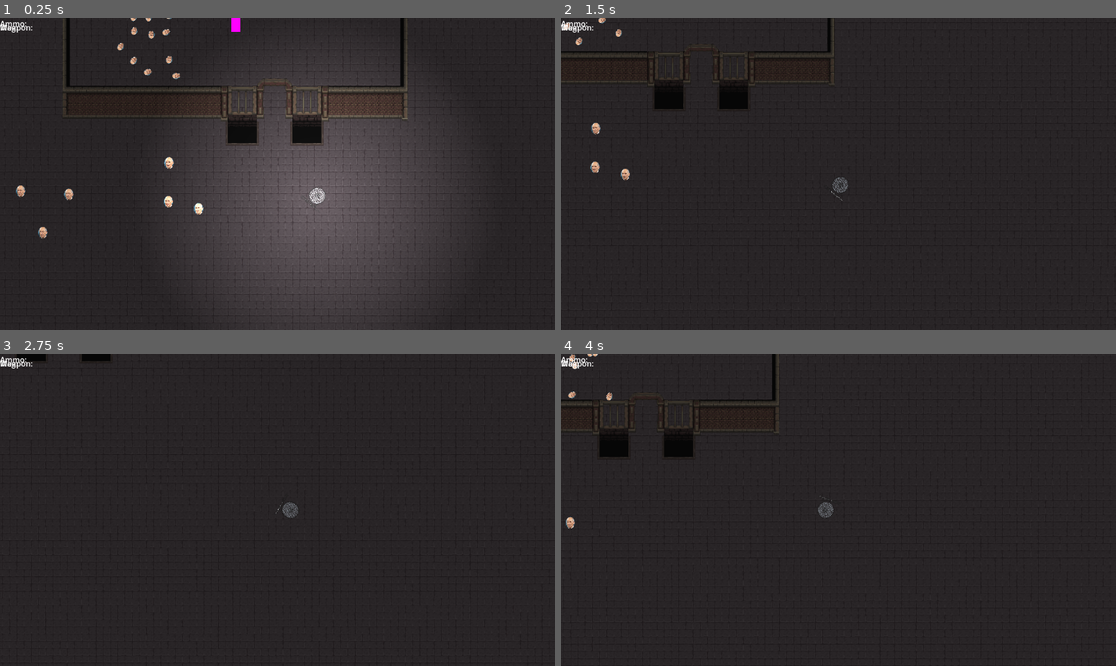
Above: before the commit, frames 1-4 (two rows, left to right).
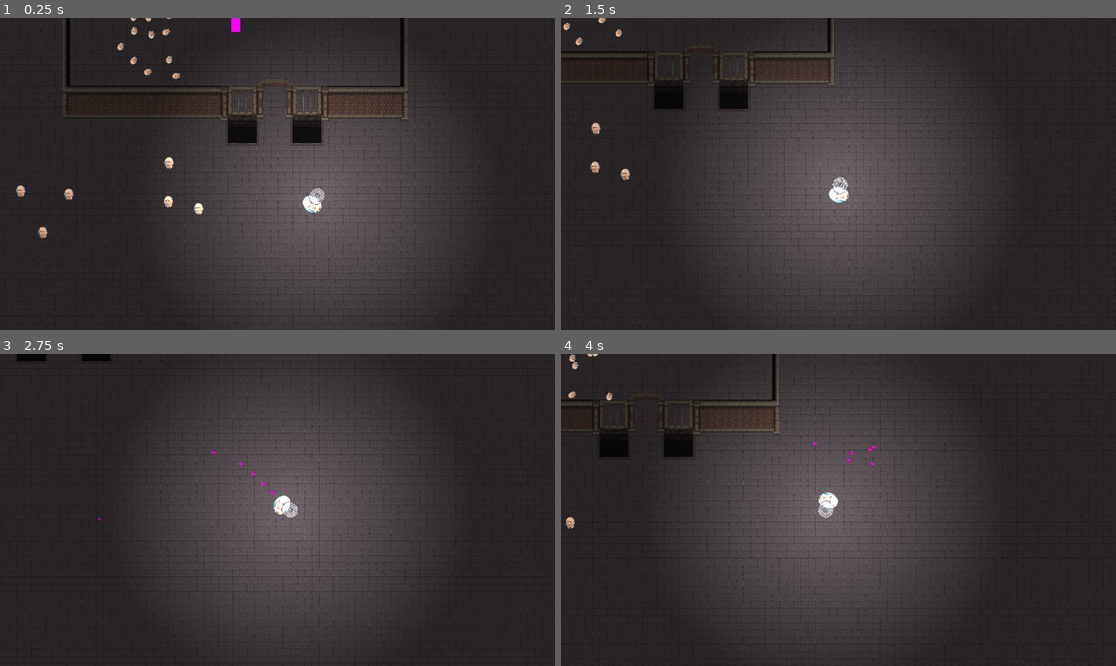
Above: after the commit, the same moments.

Repository: LanVukusic/GameX
Game: Godot game, scene res://main.tscn
Two runs of this game, one before a commit and one after it. Both use one fixed random seed, a clock stepped at 60 frames per second and the inputs below.
Inputs (mouse positions are in pixels of both pictures, inside the frame that each line leads up to):
- Up to frame 1 (0.25 s): no input
- Up to frame 2 (1.5 s): tap Enter at 0.5 s; move the mouse to (960, 158) at 0.52 s; hold Right (ui_right) 0.53-1.28 s; tap 1 (WeaponSwitch, bound only after the commit) at 0.6 s; move the mouse to (727, 189) at 1.27 s; hold Down (ui_down) from 1.28 s (still down); tap L (Lamp) at 1.35 s
- Up to frame 3 (2.75 s): tap 1 (WeaponSwitch, bound only after the commit) at 1.55, 2.3 s; move the mouse to (333, 441) at 2.02 s; release Down (ui_down) at 2.03 s; press the mouse at (333, 441) at 2.03 s; hold Right (ui_right) from 2.03 s (still down)
- Up to frame 4 (4 s): move the mouse to (810, 572) at 2.77 s; release Right (ui_right) at 2.78 s; release the mouse at (810, 572) at 2.78 s; hold Up (ui_up) 2.78-3.53 s; tap 1 (WeaponSwitch, bound only after the commit) at 2.85, 3.6 s; move the mouse to (1005, 556) at 3.52 s; hold Left (ui_left) from 3.53 s (still down)

The runs differ from the first frame. In frame 1, 0.3% of the frame differs, in the area x 0-59%, y 0-63%; in frame 2, 26%, in the area x 0-74%, y 0-96%; in frame 3, 26%; in frame 4, 26%.

Commit message:
added firing system with rudamentary weapon loader

Diff:
--- a/Godot/Entities/Player/Player.tscn
+++ b/Godot/Entities/Player/Player.tscn
@@ -1,9 +1,9 @@
 [gd_scene load_steps=9 format=3 uid="uid://lrrmhxf8p6g3"]
 
 [ext_resource type="Script" path="res://Entities/Player/Player.gd" id="1_3c7vl"]
-[ext_resource type="PackedScene" uid="uid://cq03uiuupo6ef" path="res://Weapon/Weapon.tscn" id="2_t0cl3"]
-[ext_resource type="Script" path="res://Entities/HUD_test.gd" id="3_u85e4"]
+[ext_resource type="PackedScene" uid="uid://bajkwgp562ka7" path="res://WeaponManager/WeaponManager.tscn" id="2_y2jhs"]
 [ext_resource type="Texture2D" uid="uid://duyjd8pucj7cm" path="res://Assets/Hat.png" id="4_64k0y"]
+[ext_resource type="Script" path="res://Entities/Player/PlayerDevNode.gd" id="6_6fham"]
 
 [sub_resource type="CircleShape2D" id="CircleShape2D_aj4h7"]
 radius = 33.99
@@ -24,11 +24,10 @@
 z_index = 10
 up_direction = Vector2(1, 0)
 script = ExtResource("1_3c7vl")
-weapon_manager = NodePath("Weapon")
+weapon_manager = NodePath("WeaponManager")
 
-[node name="Weapon" parent="." instance=ExtResource("2_t0cl3")]
+[node name="WeaponManager" parent="." instance=ExtResource("2_y2jhs")]
 position = Vector2(-30, 0)
-scale = Vector2(0.165, 0.165)
 
 [node name="CollisionShape2D" type="CollisionShape2D" parent="."]
 shape = SubResource("CircleShape2D_aj4h7")
@@ -45,45 +44,12 @@
 shape = SubResource("CircleShape2D_kpki2")
 debug_color = Color(0.968627, 0, 0, 0.419608)
 
-[node name="CanvasLayer" type="CanvasLayer" parent="."]
-script = ExtResource("3_u85e4")
-
-[node name="HBoxContainer" type="HBoxContainer" parent="CanvasLayer"]
-offset_right = 40.0
-offset_bottom = 40.0
-
-[node name="Label" type="Label" parent="CanvasLayer/HBoxContainer"]
-layout_mode = 2
-text = "Weapon:"
-
-[node name="CurrentWeapon" type="Label" parent="CanvasLayer/HBoxContainer"]
-layout_mode = 2
-
-[node name="VBoxContainer" type="VBoxContainer" parent="CanvasLayer"]
-offset_right = 40.0
-offset_bottom = 40.0
-
-[node name="Label" type="Label" parent="CanvasLayer/VBoxContainer"]
-layout_mode = 2
-text = "Ammo:"
-
-[node name="Ammo" type="Label" parent="CanvasLayer/VBoxContainer"]
-layout_mode = 2
-
-[node name="HBoxContainer2" type="HBoxContainer" parent="CanvasLayer"]
-offset_right = 40.0
-offset_bottom = 40.0
-
-[node name="Label" type="Label" parent="CanvasLayer/HBoxContainer2"]
-layout_mode = 2
-text = "Mag:"
-
-[node name="Magasine" type="Label" parent="CanvasLayer/HBoxContainer2"]
-layout_mode = 2
-
 [node name="ModulatableSprite" type="Sprite2D" parent="."]
 z_index = 1
 scale = Vector2(0.157182, 0.148918)
 texture = ExtResource("4_64k0y")
 
+[node name="PlayerDevNode" type="Node2D" parent="."]
+script = ExtResource("6_6fham")
+
 [connection signal="area_entered" from="HurtBox" to="." method="_on_hurt_box_area_entered"]
--- a/Godot/Weapon/ranged_weapons/Projectile.tscn
+++ b/Godot/Projectiles/Projectile.tscn
@@ -1,6 +1,6 @@
 [gd_scene load_steps=6 format=3 uid="uid://brfnadljnnin1"]
 
-[ext_resource type="Script" path="res://Weapon/ranged_weapons/projectile.gd" id="1_gwyq8"]
+[ext_resource type="Script" path="res://Projectiles/projectile.gd" id="1_gwyq8"]
 
 [sub_resource type="PhysicsMaterial" id="PhysicsMaterial_7dgaa"]
 friction = 0.5
--- a/Godot/TEST.tscn
+++ b/Godot/TEST.tscn
@@ -24,5 +24,5 @@
 
 [node name="Player" parent="." instance=ExtResource("1_imvub")]
 
-[node name="PlayerDevNode" type="Node2D" parent="Player"]
+[node name="PlayerDevNode2" type="Node2D" parent="Player"]
 script = ExtResource("5_y7ykv")
--- a/Godot/Weapon/Weapon.tscn
+++ /dev/null
@@ -1,20 +0,0 @@
-[gd_scene load_steps=5 format=3 uid="uid://cq03uiuupo6ef"]
-
-[ext_resource type="Script" path="res://Weapon/weapon_manager.gd" id="1_eawpq"]
-[ext_resource type="PackedScene" uid="uid://brfnadljnnin1" path="res://Weapon/ranged_weapons/Projectile.tscn" id="2_usgg8"]
-[ext_resource type="Resource" uid="uid://b4webqe3ocltu" path="res://Weapon/ranged_weapons/resources/gun_placeholder.tres" id="3_hondn"]
-[ext_resource type="Texture2D" uid="uid://caxkjybrkro8y" path="res://Assets/Gun.png" id="4_8i2ln"]
-
-[node name="Weapon" type="Node2D" node_paths=PackedStringArray("bullet_transform")]
-script = ExtResource("1_eawpq")
-current_bullet = ExtResource("2_usgg8")
-current_weapon = ExtResource("3_hondn")
-bullet_transform = NodePath("BulletTransform")
-
-[node name="Sprite2D" type="Sprite2D" parent="."]
-texture = ExtResource("4_8i2ln")
-
-[node name="BulletTransform" type="RayCast2D" parent="."]
-position = Vector2(-20, -219)
-target_position = Vector2(0, -100)
-collide_with_bodies = false
--- a/Godot/Weapon/ranged_weapons/resources/gun_placeholder.tres
+++ /dev/null
@@ -1,17 +0,0 @@
-[gd_resource type="Resource" script_class="WeaponResource" load_steps=3 format=3 uid="uid://b4webqe3ocltu"]
-
-[ext_resource type="Script" path="res://Weapon/weapon_resource.gd" id="1_m536s"]
-[ext_resource type="Texture2D" uid="uid://dvx0udm51bagn" path="res://Weapon/ranged_weapons/resources/gun_placeholder.png" id="2_ta037"]
-
-[resource]
-script = ExtResource("1_m536s")
-total_ammo_capacity = 100
-current_reserve_ammo = 0
-magazine_capacity = 0
-texture = ExtResource("2_ta037")
-reload_time = 1.0
-fire_rate = 0.1
-is_automatic = true
-damage_per_shot = 0.0
-weapon_range = 0.0
-bullet_spread = 0.0
--- /dev/null
+++ b/Godot/WeaponManager/WeaponManager.tscn
@@ -0,0 +1,14 @@
+[gd_scene load_steps=7 format=3 uid="uid://bajkwgp562ka7"]
+
+[ext_resource type="Script" path="res://WeaponManager/weapon_manager.gd" id="1_w2u53"]
+[ext_resource type="PackedScene" uid="uid://brfnadljnnin1" path="res://Projectiles/Projectile.tscn" id="2_6btbt"]
+[ext_resource type="PackedScene" uid="uid://cpowpkwnauhml" path="res://WeaponManager/weapon_base/Weapon.tscn" id="3_4maiy"]
+[ext_resource type="Resource" uid="uid://b4webqe3ocltu" path="res://Weapons/ranged_weapons/PlaceholderGun/placeholder_gun.tres" id="3_ot5yu"]
+[ext_resource type="Script" path="res://weapon_resource.gd" id="4_c2nt7"]
+[ext_resource type="Resource" uid="uid://cr8topnu8vra5" path="res://Weapons/ranged_weapons/PlaceholderGun/jansa_gun.tres" id="5_gok7h"]
+
+[node name="WeaponManager" type="Node2D"]
+script = ExtResource("1_w2u53")
+current_bullet = ExtResource("2_6btbt")
+current_weapon_scene = ExtResource("3_4maiy")
+weapon_resource_array = Array[ExtResource("4_c2nt7")]([ExtResource("5_gok7h"), ExtResource("3_ot5yu")])
--- /dev/null
+++ b/Godot/WeaponManager/weapon_base/Weapon.tscn
@@ -0,0 +1,18 @@
+[gd_scene load_steps=4 format=3 uid="uid://cpowpkwnauhml"]
+
+[ext_resource type="Script" path="res://WeaponManager/weapon_base/weapon.gd" id="1_2ve5w"]
+[ext_resource type="Resource" uid="uid://cr8topnu8vra5" path="res://Weapons/ranged_weapons/PlaceholderGun/jansa_gun.tres" id="2_7aa7h"]
+[ext_resource type="Texture2D" uid="uid://dccwrged26vuk" path="res://ExternalAssets/jansa.png" id="3_dbv5m"]
+
+[node name="Weapon" type="Node2D"]
+script = ExtResource("1_2ve5w")
+WEAPON = ExtResource("2_7aa7h")
+
+[node name="WeaponSprite" type="Sprite2D" parent="."]
+unique_name_in_owner = true
+scale = Vector2(1e-05, 1e-05)
+texture = ExtResource("3_dbv5m")
+
+[node name="BulletTransform" type="RayCast2D" parent="."]
+unique_name_in_owner = true
+target_position = Vector2(0, -1)
--- /dev/null
+++ b/Godot/WeaponManager/weapon_base/weapon.gd
@@ -0,0 +1,24 @@
+@tool
+
+extends Node2D
+class_name Weapon
+
+@export var WEAPON : WeaponResource:
+	set(value):
+		WEAPON = value
+		if Engine.is_editor_hint():
+			load_weapon()
+
+@onready var sprite: Sprite2D = %WeaponSprite
+@onready var raycast: RayCast2D = %BulletTransform
+
+func _ready() -> void:
+	load_weapon()
+
+
+func load_weapon() -> void:
+	sprite.texture = WEAPON.sprite_texture
+	sprite.position = WEAPON.sprite_pos
+	sprite.scale = WEAPON.sprite_scale
+	raycast.target_position = WEAPON.raycast_target_pos
+	raycast.position = WEAPON.raycast_pos
--- a/Godot/Weapon/weapon_manager.gd
+++ b/Godot/WeaponManager/weapon_manager.gd
@@ -1,10 +1,12 @@
-@tool
 extends Node2D
 class_name Weapon_manager
 
 @export var current_bullet: PackedScene
-@export var current_weapon: WeaponResource
-@export var bullet_transform: RayCast2D
+@export var current_weapon_scene: PackedScene
+var current_weapon: Weapon
+@export var weapon_resource_array: Array[WeaponResource]
+@export var current_weapon_stack: Array[Weapon]
+
 
 signal shoot_active
 signal shoot_release
@@ -23,6 +25,7 @@
 	reload_active.connect(reload)
 	shoot_active.connect(_shot_active)
 	shoot_release.connect(_shot_released)
+	init_weapon()
 
 # Called every frame. 'delta' is the elapsed time since the previous frame.
 func _process(delta: float) -> void:
@@ -30,12 +33,12 @@
 	bpm_timer += delta
 
 	# **Automatic firing**: Fire at intervals if the button is held
-	if is_firing and current_weapon.is_automatic and bpm_timer >= current_weapon.fire_rate:
+	if is_firing and current_weapon.WEAPON.is_automatic and bpm_timer >= current_weapon.WEAPON.fire_rate:
 		fire()
 		bpm_timer = 0.0 # Reset timer for the next interval
 
 	# **Reset can_shoot after cooldown** for both automatic and semi-automatic modes
-	if bpm_timer >= current_weapon.fire_rate:
+	if bpm_timer >= current_weapon.WEAPON.fire_rate:
 		can_shoot = true # Allow new shot when cooldown is complete
 		bpm_timer = 0.0 # Reset timer
 
@@ -61,9 +64,10 @@
 
 	ammo -= 1
 	var b = current_bullet.instantiate() as Projectile
-	b.global_position = bullet_transform.global_position
-	b.rotation = global_rotation + bullet_transform.target_position.angle()
+	b.global_position = current_weapon.raycast.global_position
+	b.rotation = global_rotation + current_weapon.raycast.target_position.angle()
 	get_tree().get_root().add_child(b)
+	print(ammo)
 
 func reload():
 	if current_weapon_state == weapon_state.RELOADING:
@@ -74,15 +78,22 @@
 	reload_timer = Timer.new()
 	add_child(reload_timer)
 	reload_timer.one_shot = true
-	reload_timer.start(current_weapon.reload_time)
+	reload_timer.start(current_weapon.WEAPON.reload_time)
 	reload_timer.timeout.connect(func():
-			ammo = current_weapon.total_ammo_capacity
+			ammo = current_weapon.WEAPON.total_ammo_capacity
 			current_weapon_state = weapon_state.READY
 			print("delam")
 			)
 
+#func _input(event: InputEvent) -> void:
+#	if Input.action_press("WeaponSwitch"):
+#		switch_weapon()
 
-func _init_weapon():
-	$Sprite2D.texture = current_weapon.texture
-	current_weapon_state = weapon_state.READY
+func switch_weapon():
+	pass
+
+
+func init_weapon():
+	current_weapon = current_weapon_scene.instantiate() as Weapon
+	add_child(current_weapon)
 	reload()
--- /dev/null
+++ b/Godot/Weapons/ranged_weapons/PlaceholderGun/jansa_gun.tres
@@ -0,0 +1,22 @@
+[gd_resource type="Resource" script_class="WeaponResource" load_steps=3 format=3 uid="uid://cr8topnu8vra5"]
+
+[ext_resource type="Script" path="res://weapon_resource.gd" id="1_0cx5q"]
+[ext_resource type="Texture2D" uid="uid://dccwrged26vuk" path="res://ExternalAssets/jansa.png" id="2_owls3"]
+
+[resource]
+script = ExtResource("1_0cx5q")
+name = ""
+sprite_pos = Vector2(0, 0)
+raycast_target_pos = Vector2(0, -1)
+raycast_pos = Vector2(0, -10)
+sprite_texture = ExtResource("2_owls3")
+sprite_scale = Vector2(0.1, 0.1)
+total_ammo_capacity = 100
+current_reserve_ammo = 0
+magazine_capacity = 0
+reload_time = 0.1
+fire_rate = 0.1
+is_automatic = true
+damage_per_shot = 0.0
+weapon_range = 0.0
+bullet_spread = 0.0
--- /dev/null
+++ b/Godot/Weapons/ranged_weapons/PlaceholderGun/placeholder_gun.tres
@@ -0,0 +1,22 @@
+[gd_resource type="Resource" script_class="WeaponResource" load_steps=3 format=3 uid="uid://b4webqe3ocltu"]
+
+[ext_resource type="Script" path="res://weapon_resource.gd" id="1_dptjn"]
+[ext_resource type="Texture2D" uid="uid://dvx0udm51bagn" path="res://Weapons/ranged_weapons/PlaceholderGun/gun_placeholder.png" id="2_ntnka"]
+
+[resource]
+script = ExtResource("1_dptjn")
+name = "Placeholder_gun"
+sprite_pos = Vector2(0, 0)
+raycast_target_pos = Vector2(0, -1)
+raycast_pos = Vector2(-11, -107)
+sprite_texture = ExtResource("2_ntnka")
+sprite_scale = Vector2(0.573, 0.5)
+total_ammo_capacity = 100
+current_reserve_ammo = 0
+magazine_capacity = 0
+reload_time = 1.0
+fire_rate = 0.1
+is_automatic = true
+damage_per_shot = 0.0
+weapon_range = 0.0
+bullet_spread = 0.0
--- a/Godot/project.godot
+++ b/Godot/project.godot
@@ -69,6 +69,11 @@
 "events": [Object(InputEventKey,"resource_local_to_scene":false,"resource_name":"","device":-1,"window_id":0,"alt_press …(192 unchanged characters)…
 ]
 }
+WeaponSwitch={
+"deadzone": 0.5,
+"events": [Object(InputEventKey,"resource_local_to_scene":false,"resource_name":"","device":-1,"window_id":0,"alt_pressed":false,"shift_pressed":false,"ctrl_pressed":false,"meta_pressed":false,"pressed":false,"keycode":0,"physical_keycode":49,"key_label":0,"unicode":49,"location":0,"echo":false,"script":null)
+]
+}
 
 [layer_names]
 
--- a/Godot/Weapon/weapon_resource.gd
+++ b/Godot/weapon_resource.gd
@@ -1,33 +1,40 @@
 extends Resource
 class_name WeaponResource
+
+@export_category("Description")
+@export var name: String
+
+@export_category("Gun(Sprite) position")
+@export var sprite_pos: Vector2
+
+@export_category("Raycast(bullettransform) position")
+@export var raycast_target_pos: Vector2
+@export var raycast_pos: Vector2
+
+@export_category("Visuals")
+@export var sprite_texture: Texture2D
+@export var sprite_scale: Vector2
+
+
 @export_category("All ammunition")
 # Maximum ammunition the player can carry across all magazines
 @export var total_ammo_capacity: int
-
 # Current ammunition the player has available to reload into the weapon
 @export var current_reserve_ammo: int
-
 # Maximum ammo that can fit into the weapon's magazine (clip size)
 @export var magazine_capacity: int
 
-@export_category("Visual")
-# The texture used for the weapon
-@export var texture: Texture2D
 
 @export_category("Fire logic")
 # The reload time for the weapon (in seconds)
 @export var reload_time: float
-
 # Fire rate (how many bullets can be fired per second)
 @export var fire_rate: float
-
 # Boolean to determine if the weapon is automatic or semi-automatic
 @export var is_automatic: bool
-
 # The weapon's damage per shot
 @export var damage_per_shot: float
-
 # The weapon's range (could be in arbitrary units, depending on the game design)
 @export var weapon_range: float
-
+#The spread of bullets
 @export var bullet_spread: float
Renamed: Godot/Weapon/ranged_weapons/projectile.gd -> Godot/Projectiles/projectile.gd
Renamed: Godot/Weapon/ranged_weapons/resources/gun_placeholder.png -> Godot/Weapons/ranged_weapons/PlaceholderGun/gun_placeholder.png
Not shown, changed: Godot/Weapons/ranged_weapons/PlaceholderGun/gun_placeholder.png.import
